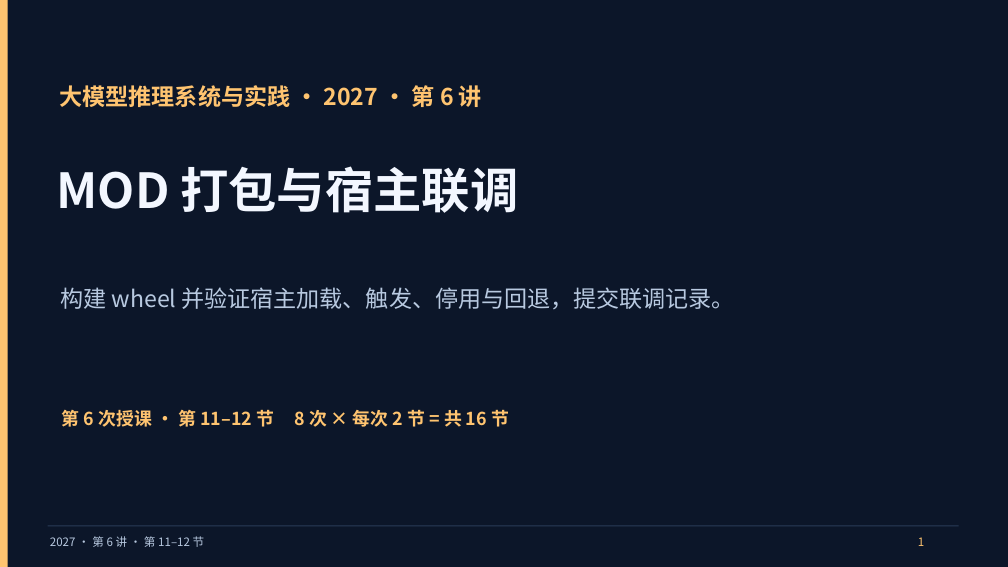
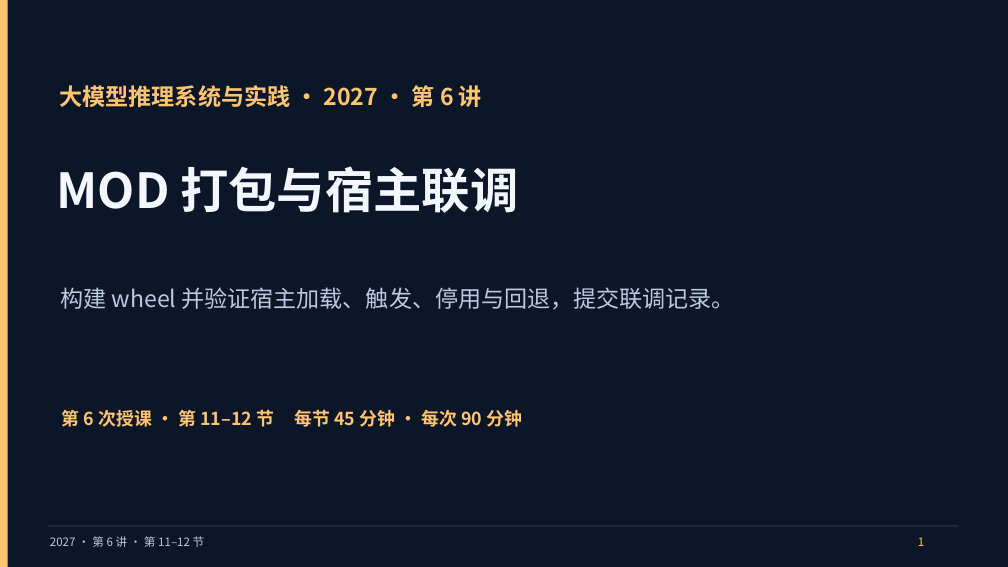
Before and after one commit to vLLM-HUST/intro-to-llm-inference-engines, a slide deck: slide 1 of build/slides/2027/lectures-8-pptx/第06讲_MOD打包与宿主联调.pptx. Drawn at 1008x567 pixels with LibreOffice and Linux fonts; fonts in the diff are those of the drawing. Boxes give left, top, right and bottom in pixels: in the first picture for what was removed or moved away, otherwise in the second. Text is boxed around its words. In the diff, an @@ line names an element or a change of style, - is before the commit and + after.

```diff
--- a/build/slides/2027/lectures-8-pptx/第06讲_MOD打包与宿主联调.pptx
+++ b/build/slides/2027/lectures-8-pptx/第06讲_MOD打包与宿主联调.pptx
@@ text at [62,410,522,427]: text changed @@
-第 6 次授课 · 第 11–12 节 8 次 × 每次 2 节 = 共 16 节
+第 6 次授课 · 第 11–12 节 每节 45 分钟 · 每次 90 分钟
```
Also in this commit, not shown: 8 other slides changed, 8 slides added, 18 other files.
